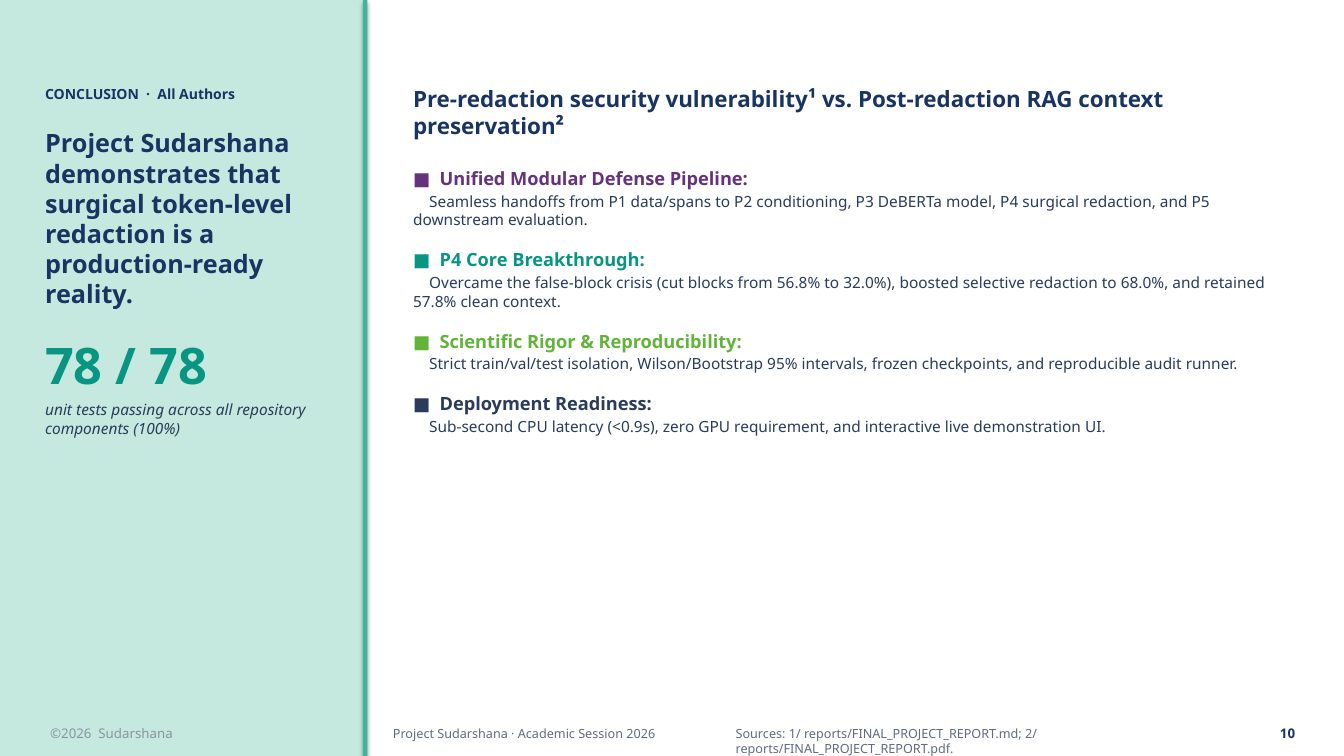
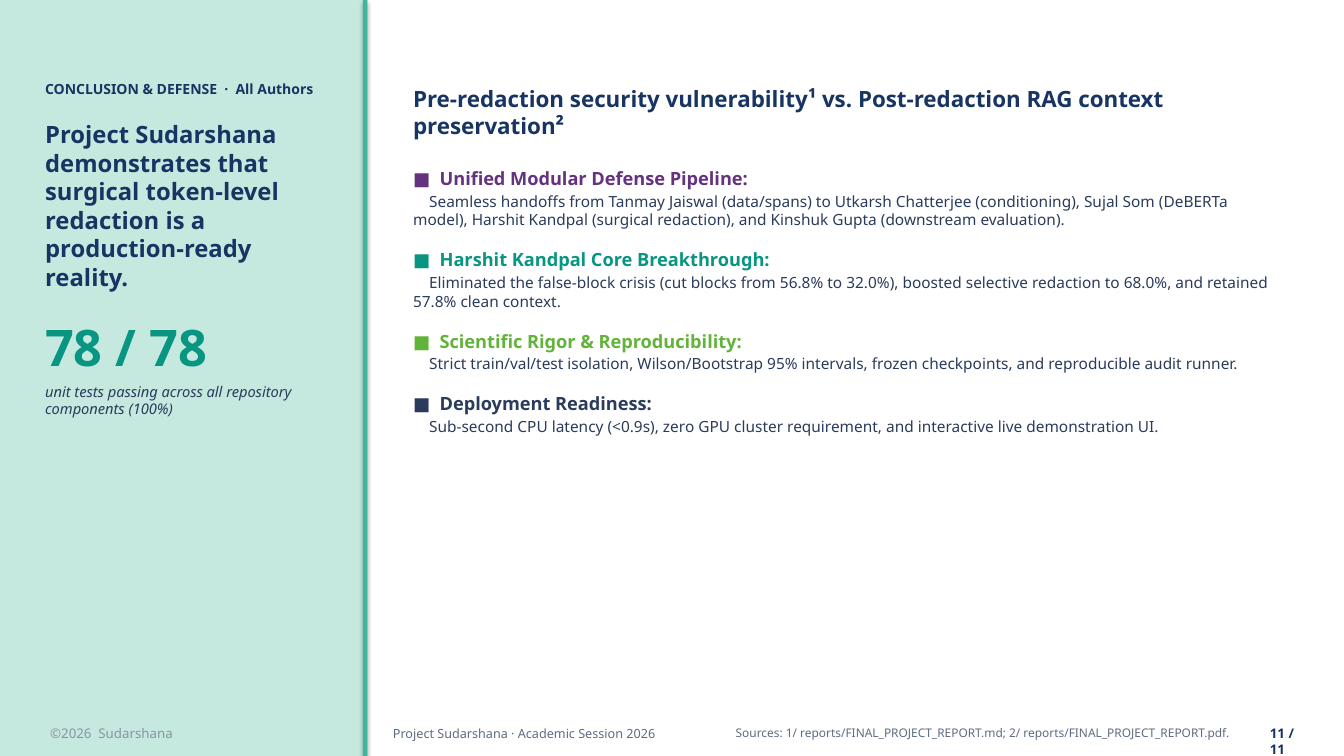
Before and after one commit to HarK-github/Sudarshana, a slide deck: slide 11 of reports/Sudarshana_a16z_Presentation.pptx (slide 10 before the commit). Drawn at 1344x756 pixels with LibreOffice and Linux fonts; fonts in the diff are those of the drawing. Boxes give left, top, right and bottom in pixels: in the first picture for what was removed or moved away, otherwise in the second. Text is boxed around its words. In the diff, an @@ line names an element or a change of style, - is before the commit and + after.

Commit message:
feat(slides): clean chart-only exhibit layouts across Harshit's slides with zero lingering text

```diff
--- a/reports/Sudarshana_a16z_Presentation.pptx
+++ b/reports/Sudarshana_a16z_Presentation.pptx
@@ text at (45, 83, 313, 94): text changed @@
-CONCLUSION · All Authors
+CONCLUSION & DEFENSE · All Authors
@@ text at (45, 125, 291, 418): size 18 to 17 pt in "Project Sudarshana demonstrates that surgical token-level re ..."; size 11 to 10.5 pt in "unit tests passing across all repository components ..." @@
@@ text at (413, 195, 1268, 307): text changed @@
-Seamless handoffs from P1 data/spans to P2 conditioning, P3 DeBERTa model, P4 surgical redaction, and P5 downstream evaluation.
-■ P4 Core Breakthrough:
-Overcame the false-block crisis (cut blocks from 56.8% to 32.0%), boosted selective redaction to 68.0%, and retained 57.8% clean context.
+Seamless handoffs from Tanmay Jaiswal (data/spans) to Utkarsh Chatterjee (conditioning), Sujal Som (DeBERTa model), Harshit Kandpal (surgical redaction), and Kinshuk Gupta (downstream evaluation).
+■ Harshit Kandpal Core Breakthrough:
+Eliminated the false-block crisis (cut blocks from 56.8% to 32.0%), boosted selective redaction to 68.0%, and retained 57.8% clean context.
@@ text at (429, 420, 1159, 436): text changed @@
-Sub-second CPU latency (<0.9s), zero GPU requirement, and interactive live demonstration UI.
+Sub-second CPU latency (<0.9s), zero GPU cluster requirement, and interactive live demonstration UI.
@@ text "Sources: 1/ reports/FINAL_PROJECT_REPORT.md; 2/ reports/FINA ..." at (736, 728, 1229, 740): size 9 to 8.5 pt @@
@@ text at (1270, 728, 1285, 754): text changed @@
-10
+11 / 11
```
Also in this commit, not shown: 9 other slides changed, 1 slide added, 10 other files.
